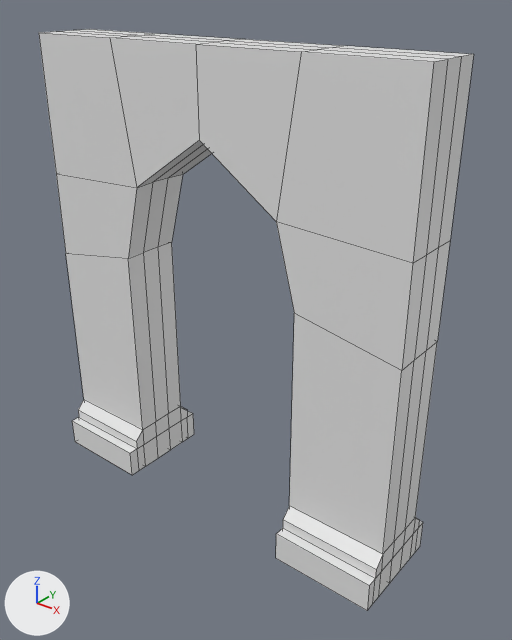
One commit to the OBJ model Assets/_Assets/ModelsBLOCKOUT/Atea.obj: the scene before it, then after it.
One viewpoint serves both versions: a 50 mm camera at (6.04, -4.31, 4.99) aimed at (2.27, 0.4, 2.07). Lighting does not change. The marker at lower left points along +X, +Y and +Z. The older version comes first. Mesh edges are drawn as thin lines. Where no turn or scale is listed for an object, it has been applied to the vertices.

In view in the first picture: 'Horma_Atea', 'Horma_Atea_Bottom'.
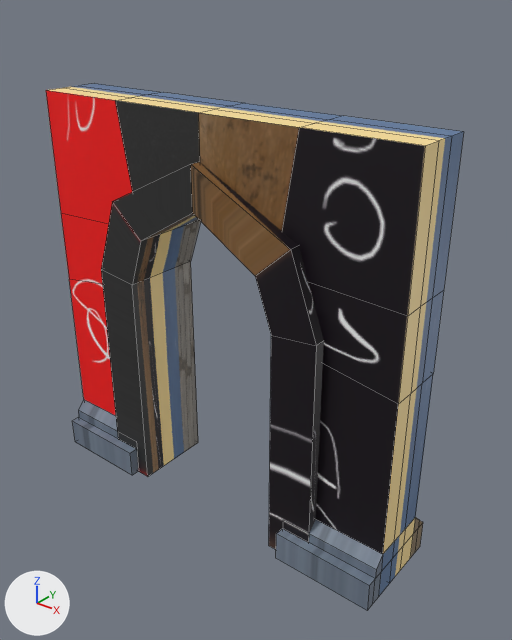
Boxes (x1, y1, x2, y2) around the edits, measured in the pictures (512 x 640 px; the box of a moved part takes in the faces that stretch with it):
'Horma_Atea', recoloured, reshaped (darker, 10% shorter)
    before: (39, 29, 474, 554)
    after: (46, 83, 464, 554)
'Atea_Marco', added
    after: (101, 162, 324, 549)
'Horma_Atea_Bottom', recoloured
    both: (72, 399, 423, 611)
part 1 of me_horma_atea, moved or reshaped
    before: (39, 29, 472, 62)
    after: (49, 83, 463, 146)
part 2 of me_horma_atea, moved or reshaped
    before: (110, 38, 301, 221)
    after: (115, 100, 299, 231)
part 3 of me_horma_atea, moved or reshaped
    before: (39, 33, 474, 263)
    after: (46, 90, 464, 316)
part 4 of me_horma_atea, moved or reshaped (not visible afterwards)
    before: (128, 175, 182, 429)
part 5 of me_horma_atea, moved or reshaped
    before: (56, 174, 450, 554)
    after: (61, 213, 444, 554)

Edits to the bpy script that builds the scene:
```text
Add img_planosheet_defaultmaterial_basemap_tga:
    img_planosheet_defaultmaterial_basemap_tga = load_image('PlanoSheet_DefaultMaterial_BaseMap.tga', '../MaterialFolder/PlanoSheet_DefaultMaterial_BaseMap.tga', 2048, 2048, 'sRGB')
Add mat_atlantisproxy:
    mat_atlantisproxy = principled_material('AtlantisProxy')
    mat_atlantisproxy.texture = img_planosheet_defaultmaterial_basemap_tga
Change me_horma_atea:
    used by ob_horma_atea; location = (0.0, 0.0, 0.0)
    remove me_horma_atea.from_pydata(...)  # 72 vertices, 64 faces; spans x 0.0..4.0, y 0.0..0.6, z 0.5..4.52
    add me_horma_atea.from_pydata(...)  # 72 vertices, 64 faces; spans x 0.0..4.0, y 0.0..0.6, z 0.5..4.0
    me_horma_atea part 1: all 20 vertices in x 0.0..4.0, y 0.0..0.6, z 4.52 are moved by (0.0, 0.0, -0.52)
    me_horma_atea part 2: all 4 vertices in x 2.0, y 0.0..0.6, z 3.78..3.79 are moved by (0.0, 0.0, -0.49)
    me_horma_atea part 3: all 8 vertices in x 0.0..4.0, y 0.0..0.6, z 3.19 are moved by (0.0, 0.0, -0.41)
    me_horma_atea part 4: all 8 vertices in x 1.0..3.0, y 0.0..0.6, z 2.51 are moved by (0.0, 0.0, -0.32)
    me_horma_atea part 5: all 8 vertices in x 0.0..4.0, y 0.0..0.6, z 2.32..2.33 are moved by (0.0, 0.0, -0.3)
    other edits to the shape of me_horma_atea do not show in these pictures
    add me_horma_atea.materials.append(mat_atlantisproxy)  # picture img_planosheet_defaultmaterial_basemap_tga
Change me_horma_atea_bottom:
    where me_horma_atea_bottom.from_pydata(...)  # 88 vertices, 78 faces; spans x 0.0..4.0, y -0.2..0.8, z 0.0..0.5
    add me_horma_atea_bottom.materials.append(mat_atlantisproxy)  # picture img_planosheet_defaultmaterial_basemap_tga
Add me_atea_marco:
    me_atea_marco.from_pydata(...)  # 28 vertices, 24 faces; spans x 0.7..3.3, y -0.11..0.71, z 0.0..3.6
    me_atea_marco.materials.append(mat_atlantisproxy)  # picture img_planosheet_defaultmaterial_basemap_tga
Add ob_atea_marco:
    ob_atea_marco = bpy.data.objects.new('Atea_Marco', me_atea_marco)
    ob_atea_marco.location = (0.0, 0.0, 0.0)
```
